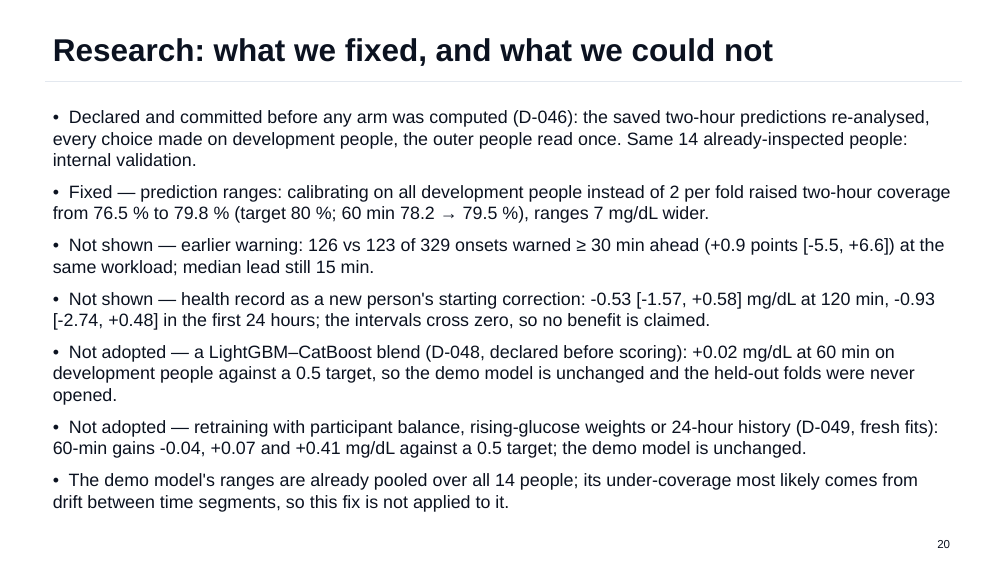
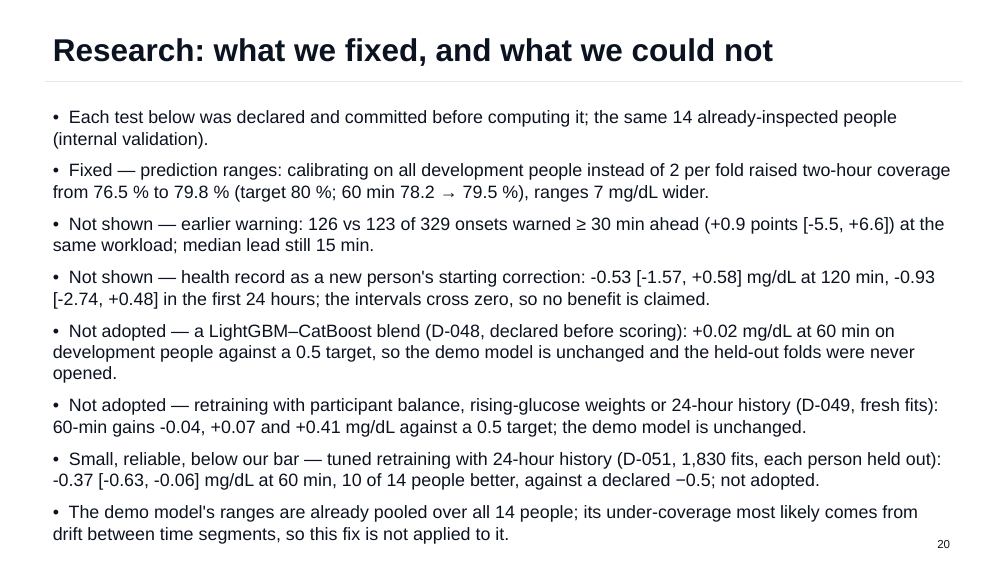
Before and after one commit to Avi36005/DigitalTwin-Challenge-Kryptonite, a slide deck: slide 20 of docs/submission/GlucoTwin_Presentation.pptx. Drawn at 1008x567 pixels with LibreOffice and Linux fonts; fonts in the diff are those of the drawing. Boxes give left, top, right and bottom in pixels: in the first picture for what was removed or moved away, otherwise in the second. Text is boxed around its words. In the diff, an @@ line names an element or a change of style, - is before the commit and + after.

Commit message:
research: D-051 — tuned 24-hour history gives a small reliable gain (−0.37 [−0.63, −0.06] mg/dL, 10/14) below the declared −0.5 bar; not adopted
Docs, deck slide 20, demo script and public evidence snapshot updated; deadline 24 Oct 19:00 IST.

```diff
--- a/docs/submission/GlucoTwin_Presentation.pptx
+++ b/docs/submission/GlucoTwin_Presentation.pptx
@@ text at bbox=[53, 110, 897, 149]: text changed @@
-• Declared and committed before any arm was computed (D-046): the saved two-hour predictions re-analysed, every choice made on development people, the outer people read once. Same 14 already-inspected people: internal validation.
+• Each test below was declared and committed before computing it; the same 14 already-inspected people (internal validation).
@@ text at bbox=[53, 452, 942, 490]: paragraph added @@
+• Small, reliable, below our bar — tuned retraining with 24-hour history (D-051, 1,830 fits, each person held out): -0.37 [-0.63, -0.06] mg/dL at 60 min, 10 of 14 people better, against a declared −0.5; not adopted.
```
Also in this commit, not shown: 24 other files.
